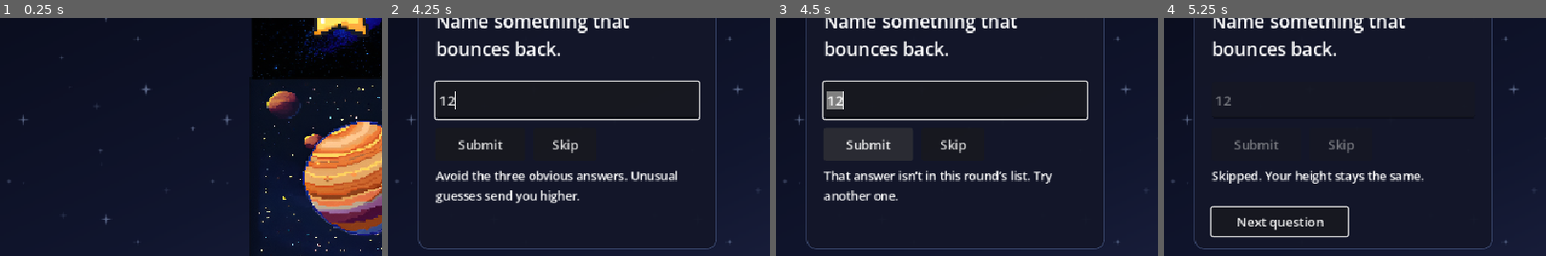
Above: before the commit, frames 1-4 (left to right).
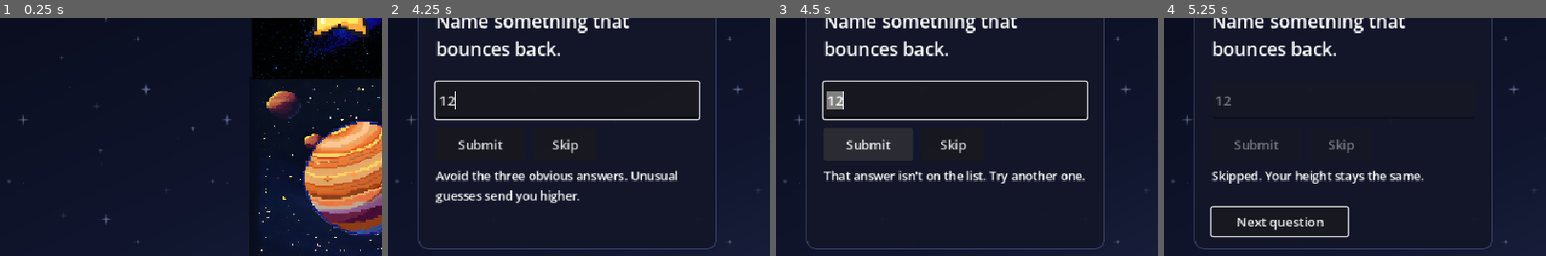
Above: after the commit, the same moments.

Repository: mohanprabha9174-collab/Hack-club-jumpion-
Game: Godot game, scene res://main.tscn
Two runs of this game, one before a commit and one after it. Both use one fixed random seed, a clock stepped at 60 frames per second and the inputs below.
Inputs (mouse positions are % of the whole screen's width and height, from its top left):
- Up to frame 1 (0.25 s): no input
- Up to frame 2 (4.25 s): click (23, 54) at 3.52 s; type "12" at 3.6 s
- Up to frame 3 (4.5 s): click "Submit" at 4.25 s
- Up to frame 4 (5.25 s): click "Skip" at 5 s
The pictures show only the part of the screen within x 0-50%, y 36-86%; the shares and areas given below are measured in that part.

Frames 1-2 are identical in both runs. In frame 3, 1.7% of the frame differs, in the area x 12-81%, y 64-77%; in frame 4, nothing differs.

Commit message:
Simplify the README, filenames, and scoring code

Diff:
--- a/main.gd
+++ b/main.gd
@@ -1,12 +1,16 @@
 extends Node2D
 
-const ANSWERS = preload("res://answers.json")
 const STAR_HEIGHT = 180
-const TIERS = ["top", "common", "uncommon", "rare", "secret"]
-const METERS = [-20, 10, 30, 60, 100]
-const LABELS = ["Top 3 answer", "Less common", "Uncommon", "Rare", "Secret answer!"]
-const FIRST_BOUNCE_TIER = 2
+const BOUNCE_MINIMUM = 30
+const ANSWER_TYPES = {
+	"top": {"meters": -20, "label": "Top 3 answer"},
+	"common": {"meters": 10, "label": "Less common"},
+	"uncommon": {"meters": 30, "label": "Uncommon"},
+	"rare": {"meters": 60, "label": "Rare"},
+	"secret": {"meters": 100, "label": "Secret answer!"},
+}
 
+@onready var questions: Array = preload("res://answers.json").data
 @onready var stage = $Stage
 @onready var hud: CanvasLayer = $HUD
 @onready var question: Label = $HUD/Panel/Question
@@ -34,18 +38,15 @@
 
 
 func show_question() -> void:
-	round_label.text = "Question %d / %d" % [round_index + 1, ANSWERS.data.size()]
-	question.text = ANSWERS.data[round_index]["question"]
+	round_label.text = "Question %d / %d" % [round_index + 1, questions.size()]
+	question.text = questions[round_index]["question"]
 	answer_box.text = ""
 	feedback.text = "Avoid the three obvious answers. Unusual guesses send you higher."
 	next.hide()
 
 
 func unlock_answer() -> void:
-	busy = false
-	answer_box.editable = true
-	submit.disabled = false
-	skip.disabled = false
+	set_answer_enabled(true)
 	answer_box.grab_focus()
 
 
@@ -59,23 +60,24 @@
 		return
 
 	var tier = find_tier(answer)
-	if tier == -1:
-		feedback.text = "That answer isn’t in this round’s list. Try another one."
+	if tier.is_empty():
+		feedback.text = "That answer isn't on the list. Try another one."
 		answer_box.grab_focus()
 		answer_box.select_all()
 		return
 
-	lock_answer()
+	set_answer_enabled(false)
 	stage.say("")
-	var new_height = maxi(0, meters + METERS[tier])
+	var result: Dictionary = ANSWER_TYPES[tier]
+	var new_height = maxi(0, meters + result["meters"])
 	var change = new_height - meters
 	if change == 0:
-		feedback.text = "%s · 0 m (ground level)" % LABELS[tier]
+		feedback.text = "%s: 0 m (ground level)" % result["label"]
 	else:
-		feedback.text = "%s · %+d m" % [LABELS[tier], change]
+		feedback.text = "%s: %+d m" % [result["label"], change]
 
 	if change > 0:
-		var use_trampoline = tier >= FIRST_BOUNCE_TIER
+		var use_trampoline = change >= BOUNCE_MINIMUM
 		await stage.climb(change, use_trampoline)
 		stage.say("That worked!" if use_trampoline else "A little higher.")
 	else:
@@ -91,36 +93,36 @@
 	if busy or next.visible:
 		return
 
-	lock_answer()
+	set_answer_enabled(false)
 	feedback.text = "Skipped. Your height stays the same."
 	show_next()
 
 
 func show_next() -> void:
 	busy = false
-	var last_round = round_index + 1 == ANSWERS.data.size()
+	var last_round = round_index + 1 == questions.size()
 	next.text = "See result" if last_round else "Next question"
 	next.show()
 	next.grab_focus()
 
 
-func lock_answer() -> void:
-	busy = true
-	answer_box.editable = false
-	submit.disabled = true
-	skip.disabled = true
+func set_answer_enabled(enabled: bool) -> void:
+	busy = not enabled
+	answer_box.editable = enabled
+	submit.disabled = not enabled
+	skip.disabled = not enabled
 
 
 func next_round() -> void:
 	if busy or not next.visible:
 		return
 
-	if round_index == ANSWERS.data.size():
+	if round_index == questions.size():
 		get_tree().reload_current_scene()
 		return
 
 	round_index += 1
-	if round_index < ANSWERS.data.size():
+	if round_index < questions.size():
 		show_question()
 		unlock_answer()
 		return
@@ -154,22 +156,19 @@
 	return cleaned
 
 
-func find_tier(answer: String) -> int:
-	var round_answers: Dictionary = ANSWERS.data[round_index]
-	var almost_tier = -1
-	for tier in TIERS.size():
-		for group in round_answers.get(TIERS[tier], []):
+func find_tier(answer: String) -> String:
+	var round_answers: Dictionary = questions[round_index]
+	var nearby_tiers: Array[String] = []
+	for tier: String in ANSWER_TYPES:
+		for group in round_answers.get(tier, []):
 			for option in group.split("|"):
 				var word = clean_answer(option)
 				if answer == word:
 					return tier
-				# Only guess a typo if the nearby answers agree on the score.
-				if answer.length() >= 5 and one_edit_away(answer, word):
-					if almost_tier == -1:
-						almost_tier = tier
-					elif almost_tier != tier:
-						almost_tier = -2
-	return maxi(-1, almost_tier)
+				if answer.length() >= 5 and tier not in nearby_tiers and one_edit_away(answer, word):
+					nearby_tiers.append(tier)
+	# Accept a typo when every close answer gets the same score.
+	return nearby_tiers[0] if nearby_tiers.size() == 1 else ""
 
 
 func one_edit_away(answer: String, word: String) -> bool:
--- a/main.tscn
+++ b/main.tscn
@@ -1,10 +1,10 @@
 [gd_scene format=3 uid="uid://cb0g5xmou3yir"]
 
-[ext_resource type="Texture2D" uid="uid://cx0ia7wud5ibr" path="res://star charcter.png" id="2_1bvp3"]
-[ext_resource type="Texture2D" uid="uid://omqh11mm11q7" path="res://Trampoline.png" id="3_lquwl"]
-[ext_resource type="Script" uid="uid://b7vkul1hw5ksn" path="res://trampoline.gd" id="4_1bvp3"]
+[ext_resource type="Texture2D" uid="uid://cx0ia7wud5ibr" path="res://star.png" id="2_1bvp3"]
+[ext_resource type="Texture2D" uid="uid://omqh11mm11q7" path="res://trampoline.png" id="3_lquwl"]
+[ext_resource type="Script" uid="uid://b7vkul1hw5ksn" path="res://movement.gd" id="4_1bvp3"]
 [ext_resource type="Script" path="res://main.gd" id="1_main"]
-[ext_resource type="Texture2D" path="res://level-map.webp" id="5_map"]
+[ext_resource type="Texture2D" path="res://map.webp" id="5_map"]
 [ext_resource type="Texture2D" path="res://starfield.png" id="6_stars"]
 
 [sub_resource type="Animation" id="Animation_RESET"]
--- a/trampoline.gd
+++ b/movement.gd
@@ -1,10 +1,11 @@
 extends Node2D
 
 const PIXELS_PER_METER = 6
-const HOME_X = 585.0
+const REST_X = 585.0
 const CAMERA_OFFSET = -36.0
 
 @onready var star: Node2D = $Jumpion
+@onready var art: Node2D = $Jumpion/Art
 @onready var pad: Node2D = $Trampoline
 @onready var camera: Camera2D = $Camera2D
 @onready var motion: AnimationPlayer = $AnimationPlayer
@@ -39,13 +40,13 @@
 	var launch = create_tween().set_parallel(true)
 	launch.tween_property(star, "position:y", -rise, airtime).set_trans(Tween.TRANS_CUBIC).set_ease(Tween.EASE_OUT)
 	if use_trampoline:
-		launch.tween_property(star, "position:x", HOME_X, airtime).set_trans(Tween.TRANS_SINE).set_ease(Tween.EASE_IN_OUT)
+		launch.tween_property(star, "position:x", REST_X, airtime).set_trans(Tween.TRANS_SINE).set_ease(Tween.EASE_IN_OUT)
 		launch.tween_property(star, "rotation_degrees", 360.0, airtime).set_trans(Tween.TRANS_SINE).set_ease(Tween.EASE_IN_OUT)
 	# Let Jumpion get ahead of the camera before it catches up.
 	launch.tween_property(camera, "position:y", CAMERA_OFFSET - rise, airtime).set_trans(Tween.TRANS_SINE).set_ease(Tween.EASE_OUT)
 	await launch.finished
 
-	move_stage(-rise)
+	settle_at_height(-rise)
 
 
 func fall(meters: int) -> void:
@@ -60,17 +61,17 @@
 	tumble.tween_property(camera, "position:y", CAMERA_OFFSET + drop, 0.45).set_trans(Tween.TRANS_QUAD).set_ease(Tween.EASE_IN_OUT)
 	await tumble.finished
 
-	move_stage(drop)
+	settle_at_height(drop)
 
 
 func stop_float() -> void:
 	float_anim.stop()
-	star.get_node("Art").position.y = 0
+	art.position.y = 0
 
 
-func move_stage(y_change: float) -> void:
+func settle_at_height(y_change: float) -> void:
 	position.y += y_change
-	star.position = Vector2(HOME_X, 0)
+	star.position = Vector2(REST_X, 0)
 	star.rotation_degrees = 0.0
 	camera.position.y = CAMERA_OFFSET
 	pad.hide()
Renamed: level-map.webp -> map.webp
Not shown, changed: map.webp.import
Renamed: trampoline.gd.uid -> movement.gd.uid
Renamed: star charcter.png -> star.png
Not shown, changed: star.png.import
Renamed: Trampoline.png -> trampoline.png
Not shown, changed: trampoline.png.import
Not shown, added: star.kra
